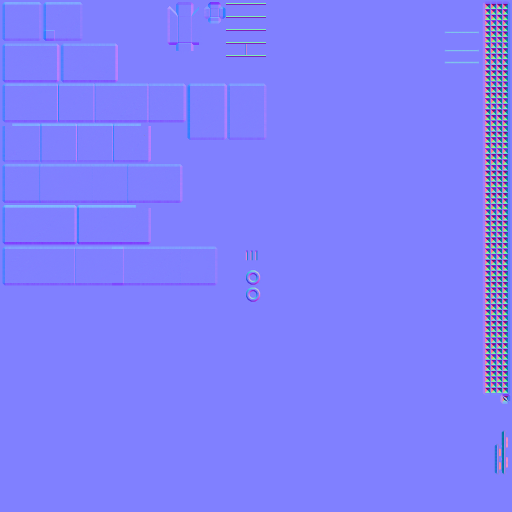
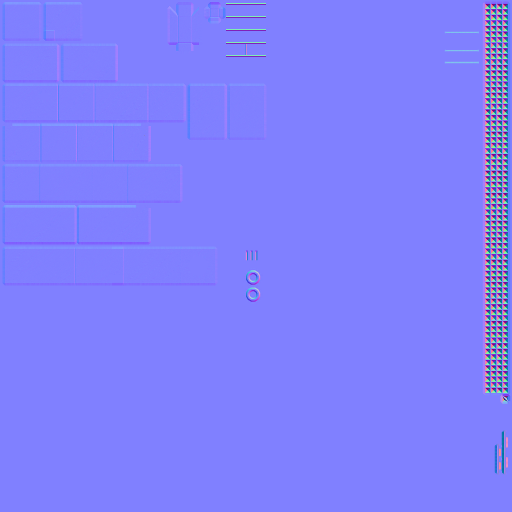
Two versions of the same layered image (512×512). Layer-by-layer changes:
removed layer "bevel copy" (was soft light) over bbox(2, 1, 267, 286)
